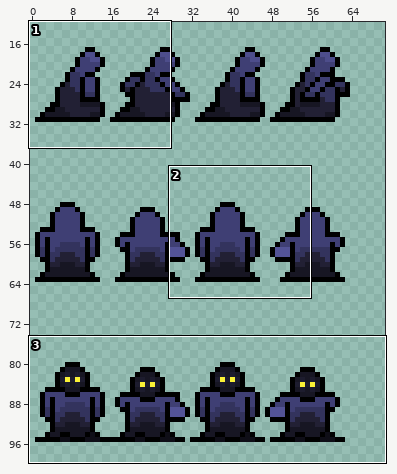
One commit to this sprite sheet: новый-игровой-проект/Sprites/enemy_animation/enemy.png. Above, an overview of the earlier version with the close-up marked.
Close-up. As it was:
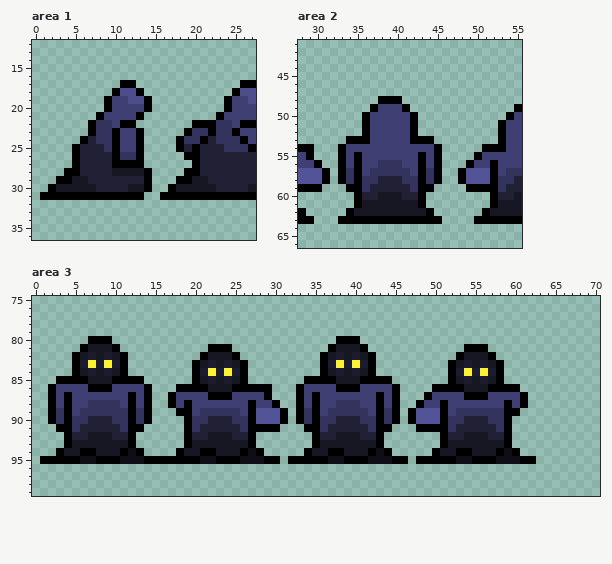
The file is 100x100 pixels. Colours within 5 levels of each other are drawn and written as one. Shown: area 1: x 0..27, y 12..36; area 2: x 28..55, y 41..66; area 3: x 0..70, y 75..99. The wide view leaves out empty margins.
The result:
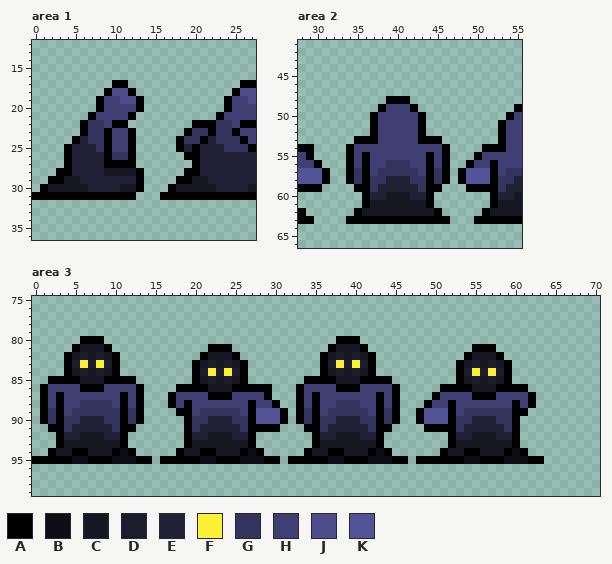
Palette (. is transparent): A #000000  B #0f0e17  C #171623  D #1d1c2e  E #222034  F #fbf236  G #33335d  H #3f3f74  J #4d4d8b  K #535397
From old to new:
Area 1:
y 17: x 10 . -> A; x 12 A -> .
y 18: x 9..10 .A -> AJ; x 12..13 JA -> A.
y 19: x 8..9 .A -> AH; x 11 H -> J; x 13..14 JA -> A.
y 20: x 8..9 .A -> AH; x 13..14 HA -> A.
y 21: x 7..8 .A -> AH; x 12..13 HA -> A.
y 22: x 6..7 .A -> AG; x 9..10 GH -> HA; x 12 A -> .
y 23: x 6..7 .A -> AG; x 9..10 GA -> AH; x 12..13 HA -> A.
y 24: x 5..7 .AE -> AEG; x 9..10 GA -> AH; x 12..13 HA -> A.
y 25: x 4..5 .A -> AE; x 8..10 EGA -> GAH; x 12..13 HA -> A.
y 26: x 4..5 .A -> AE; x 9..10 EA -> AG; x 12..13 GA -> A.
y 27: x 4..5 .A -> AE; x 9 E -> A; x 13 A -> .
y 28: x 3 . -> A; x 5 A -> E; x 9 E -> C; x 13..14 CA -> A.
y 29: x 2 . -> A; x 4 A -> C; x 6 C -> E; x 13..14 EA -> A.
y 30: x 1..2 .A -> AC; x 7 C -> E; x 11 E -> C; x 13..14 CA -> A.
y 31: x 0 . -> A; x 13 A -> .
Area 2:
y 48: x 38 A -> .; x 41 . -> A
y 49: x 37..38 AH -> .A; x 41..42 A. -> HA
y 50..52: x 36..37 AH -> .A; x 42..43 A. -> HA
y 53: x 34 A -> .; x 37 H -> A; x 42 A -> H; x 45 . -> A
y 54: x 33..34 AH -> .A; x 45..46 A. -> HA
y 55: x 33..36 AHAH -> .AHA; x 43..46 AHA. -> HAHA
y 56: x 33..36 AHAH -> .AHA; x 38 G -> H; x 41 H -> G; x 43..46 AHA. -> HAHA
y 57: x 33..37 AGAHG -> .AGAH; x 42..46 HAGA. -> GHAGA
y 58: x 33..36 AGAG -> .AGA; x 38 E -> G; x 41 G -> E; x 43..46 AGA. -> GAGA
y 59: x 34 A -> .; x 36..37 GE -> AG; x 42..43 GA -> EG; x 45 . -> A
y 60: x 35..36 AE -> .A; x 38 C -> E; x 41 E -> C; x 43..44 A. -> EA
y 61: x 35..36 AC -> .A; x 43..44 A. -> CA
y 62: x 34..35 AC -> .A; x 44..45 A. -> CA
y 63: x 33 A -> .; x 46 . -> A
Area 3:
y 80: x 6 . -> A; x 9 A -> .
y 81: x 5..6 .A -> AC; x 9..10 CA -> A.; x 54 A -> .; x 57 . -> A
y 82: x 4..11 .ACDCDCA -> ACDCDCA.; x 53..54 AC -> .A; x 57..58 A. -> CA
y 83: x 4..11 .ADFDFDA -> ADFDFDA.; x 52..59 ACDCDCA. -> .ACDCDCA
y 84: x 4..11 .ACDCDCA -> ACDCDCA.; x 52..59 ADFDFDA. -> .ADFDFDA
y 85: x 2 . -> A; x 6 A -> C; x 9 C -> A; x 13 A -> .; x 52..59 ACDCDCA. -> .ACDCDCA
y 86: x 1..2 .A -> AH; x 6 H -> A; x 9 A -> H; x 13..14 HA -> A.; x 50 A -> .; x 54 C -> A; x 57 A -> C; x 61 . -> A
y 87: x 1..4 .AHA -> AHAH; x 11..14 HAHA -> AHA.; x 49..50 AH -> .A; x 54 A -> H; x 57 H -> A; x 61..62 A. -> HA
y 88: x 1..4 .AHA -> AHAH; x 6 H -> G; x 10..14 GHAHA -> HAHA.; x 48..49 AH -> .A; x 51..52 AH -> HA; x 59..62 AHA. -> HAHA
y 89: x 1..5 .AGAH -> AGAHG; x 11..14 GAGA -> AGA.; x 47..48 AK -> .A; x 51..53 AHG -> KAH; x 59 A -> G; x 61 . -> A
y 90: x 1..4 .AGA -> AGAG; x 6 G -> E; x 9 E -> G; x 11..14 GAGA -> AGA.; x 47..48 AK -> .A; x 51..52 AG -> KA; x 54 E -> G; x 57 G -> E; x 59..60 A. -> GA
y 91: x 2 . -> A; x 4..5 AG -> GE; x 10..11 EG -> GA; x 13 A -> .; x 48 A -> .; x 52..53 GE -> AG; x 58..60 GA. -> EGA
y 92: x 3..4 .A -> AE; x 6 E -> C; x 9 C -> E; x 11..12 EA -> A.; x 51..52 AE -> .A; x 54 C -> E; x 57 E -> C; x 59..60 A. -> EA
y 93: x 3..4 .A -> AC; x 11..12 CA -> A.; x 51..52 AC -> .A; x 59..60 A. -> CA
y 94: x 2..3 .A -> AC; x 5 C -> A; x 7 A -> C; x 10..13 CABA -> ABA.; x 50..51 AC -> .A; x 53 A -> C; x 55 C -> A; x 58..61 ABA. -> CABA
y 95: x 0 . -> A; x 5 A -> B; x 7 B -> A; x 10 A -> B; x 13 B -> A; x 15 A -> .; x 53 B -> A; x 55 A -> B; x 58 B -> A; x 61 A -> B; x 63 . -> A
Changed places in both close-ups, as pixel boxes (x1, y1, x2, y2):
changed: (32, 80, 152, 200)
changed: (338, 96, 450, 224)
changed: (32, 336, 160, 464)
changed: (408, 344, 544, 464)
